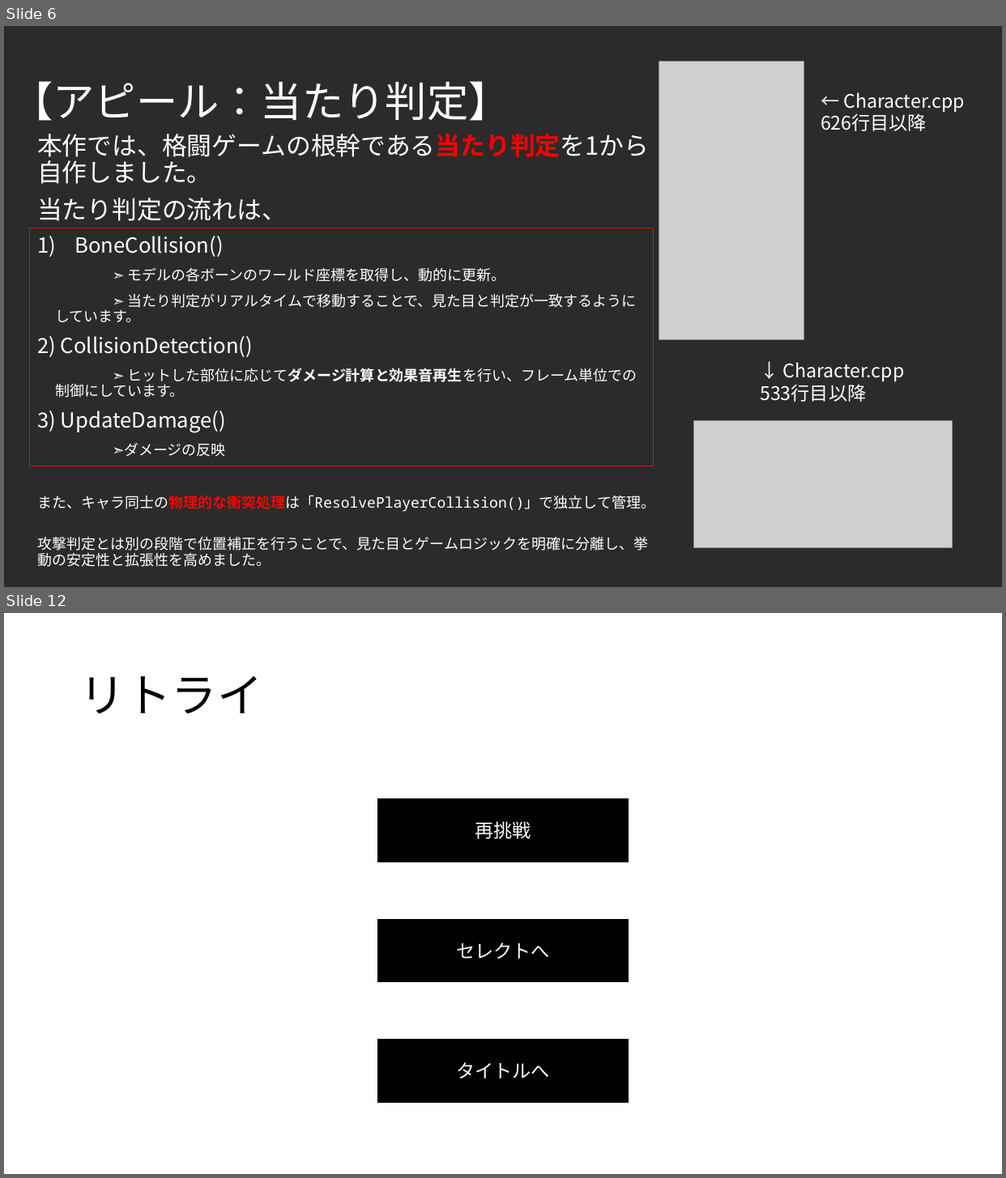
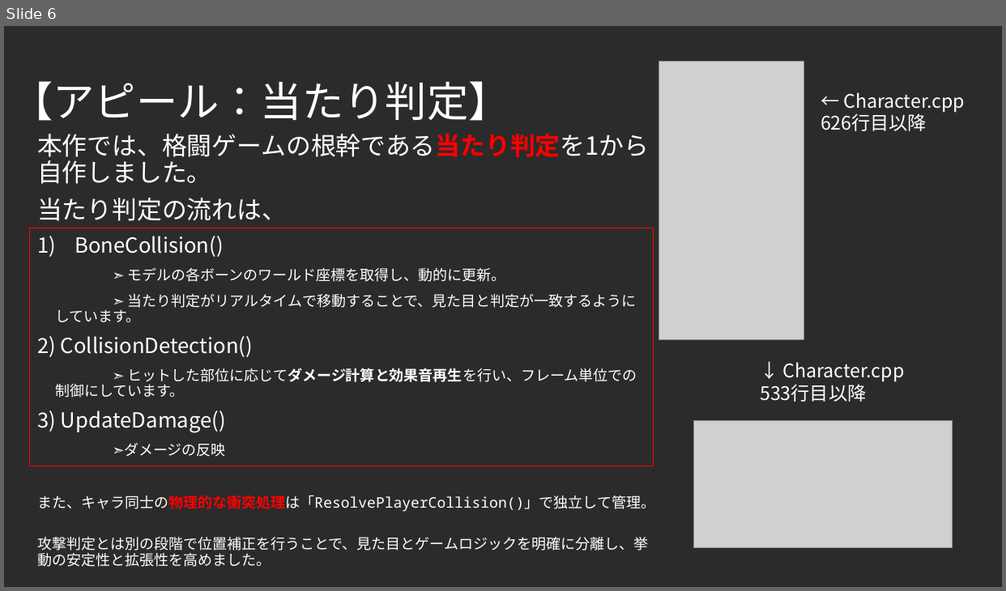
Before and after one commit to F0402Nishi/FightingGame, a slide deck: 仕様書.pptx. Shown one above the other, each under a label of ours: slides 6 and 12 before the commit, slide 6 after it; the slides between them are not shown. The pictures are 1006x1178 and 1006x591 pixels, drawn with LibreOffice and Linux fonts; fonts in the diff are those of the drawing; grey boxes stand for pictures; background and template pictures are left out; a plain dark background stands for a picture behind light text. Boxes give left, top, right and bottom in pixels: in the first picture for what was removed or moved away, otherwise in the second. Text is boxed around its words. In the diff, an @@ line names an element or a change of style, - is before the commit and + after.

```diff
--- a/仕様書.pptx
+++ b/仕様書.pptx
@@ slide 12 removed at box(4, 613, 1002, 1174), background #FFFFFF @@
@@ title removed at box(80, 676, 263, 714) @@
-リトライ
@@ rectangle removed at box(377, 799, 628, 862) @@
-再挑戦
@@ rectangle removed at box(377, 920, 628, 982) @@
-セレクトへ
@@ rectangle removed at box(377, 1040, 628, 1102) @@
-タイトルへ
```
Also in this commit, not shown: 1 slide changed, 3 slides added, 4 other slides removed.
